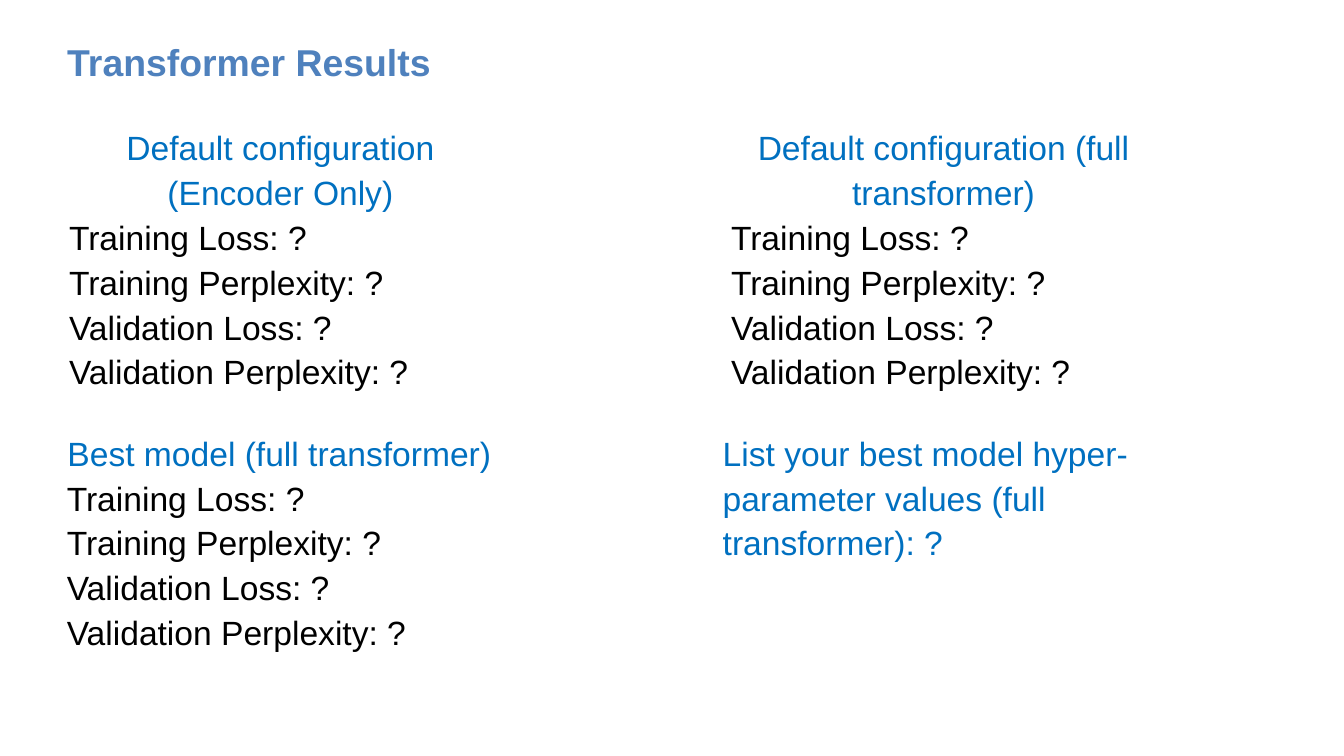
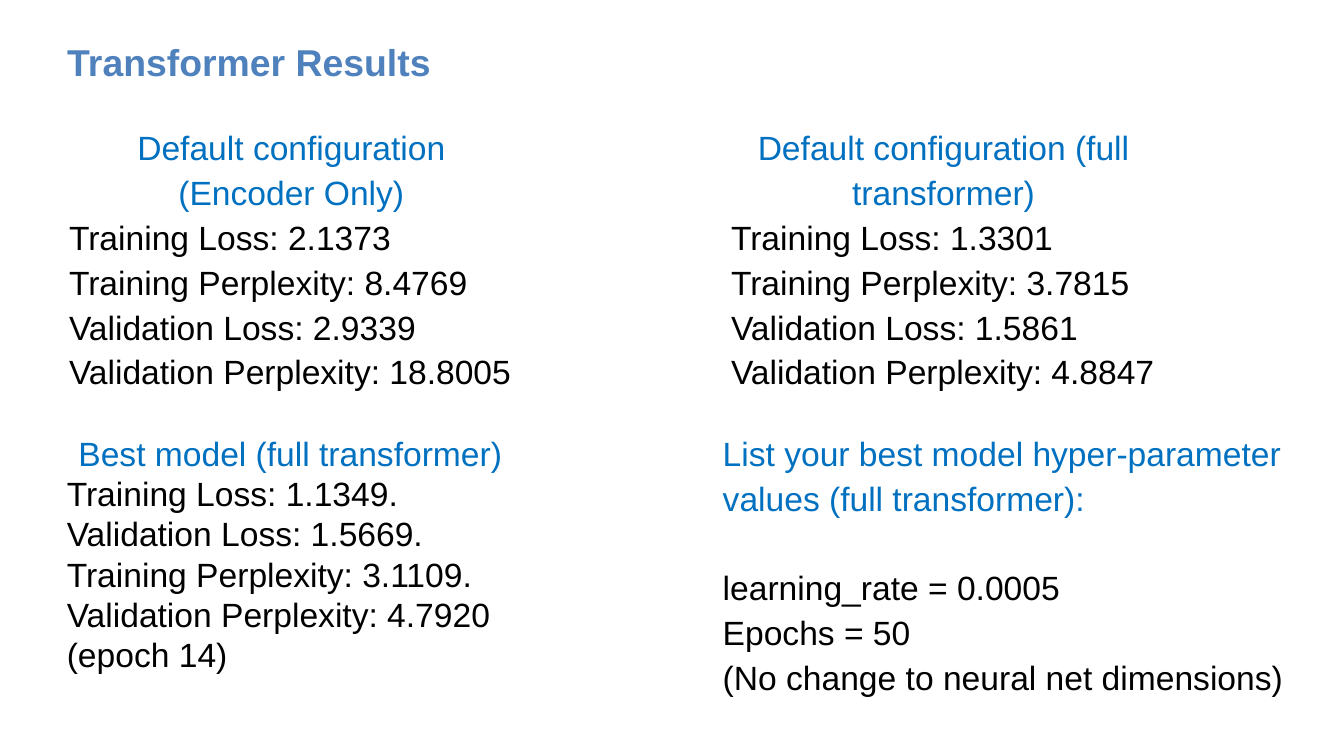
Before and after one commit to mccarvik/georgia_tech, a slide deck: slide 8 of deep_learning/4_assign/assignment4_fall24/assignment4-template - McCarville.pptx. Drawn at 1344x756 pixels with LibreOffice and Linux fonts; fonts in the diff are those of the drawing. Boxes give left, top, right and bottom in pixels: in the first picture for what was removed or moved away, otherwise in the second. Text is boxed around its words. In the diff, an @@ line names an element or a change of style, - is before the commit and + after.

```diff
--- a/deep_learning/4_assign/assignment4_fall24/assignment4-template - McCarville.pptx
+++ b/deep_learning/4_assign/assignment4_fall24/assignment4-template - McCarville.pptx
@@ text at (x1=69, y1=225, x2=510, y2=391): text changed @@
-Training Loss: ?
-Training Perplexity: ?
-Validation Loss: ?
-Validation Perplexity: ?
+Training Loss: 2.1373
+Training Perplexity: 8.4769
+Validation Loss: 2.9339
+Validation Perplexity: 18.8005
@@ text at (x1=731, y1=225, x2=1154, y2=391): text changed @@
-Training Loss: ?
-Training Perplexity: ?
-Validation Loss: ?
-Validation Perplexity: ?
+Training Loss: 1.3301
+Training Perplexity: 3.7815
+Validation Loss: 1.5861
+Validation Perplexity: 4.8847
@@ text at (x1=723, y1=441, x2=1283, y2=696): text changed; text colour #0070C0 to #000000 @@
-List your best model hyper-parameter values (full transformer): ?
+List your best model hyper-parameter values (full transformer):
+learning_rate = 0.0005
+Epochs = 50
+(No change to neural net dimensions)
@@ text at (x1=67, y1=481, x2=490, y2=673): text changed @@
-Training Loss: ?
-Training Perplexity: ?
-Validation Loss: ?
-Validation Perplexity: ?
+Training Loss: 1.1349. Validation Loss: 1.5669.
+Training Perplexity: 3.1109. Validation Perplexity: 4.7920
+(epoch 14)
```
Also in this commit, not shown: 14 other slides changed, 4 slides added, 1 slide removed, 15 other files.
